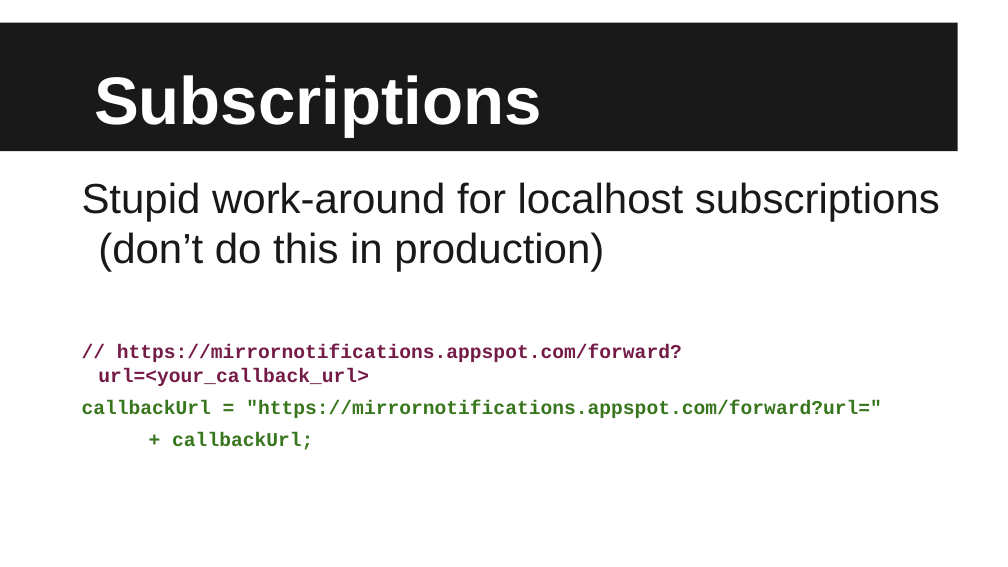
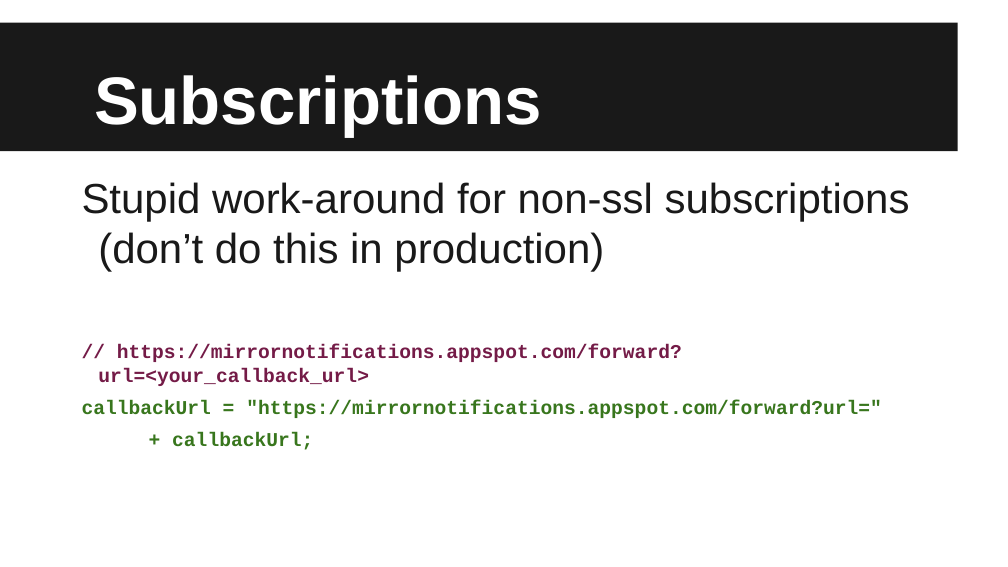
Before and after one commit to emil10001/CodeChix-Mirror-Java-Presentation, a slide deck: slide 30 of Presentation/CodeChix - Mirror API.pptx. Drawn at 1008x567 pixels with LibreOffice and Linux fonts; fonts in the diff are those of the drawing. Boxes give left, top, right and bottom in pixels: in the first picture for what was removed or moved away, otherwise in the second. Text is boxed around its words. In the diff, an @@ line names an element or a change of style, - is before the commit and + after.

Commit message:
update mirror presentation

```diff
--- a/Presentation/CodeChix - Mirror API.pptx
+++ b/Presentation/CodeChix - Mirror API.pptx
@@ text at (82, 182, 910, 271): text changed @@
-Stupid work-around for localhost subscriptions (don’t do this in production)
+Stupid work-around for non-ssl subscriptions (don’t do this in production)
```
